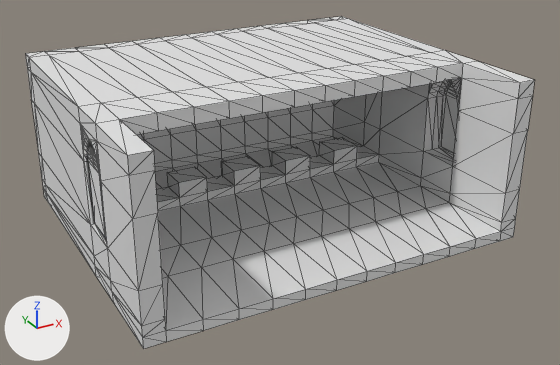
A saved change to the OBJ model OpenGL_Framework/OpenGL_Framework/Assets/Models/knightCourt1.obj.
The view is the same before and after, from a camera (50 mm lens) standing at (-52.1, -90.2, 53.4) and looking at (0.8, 6.0, 5.3). The axes (+X, +Y, +Z) are drawn at lower left. The lights are the same throughout. Mesh edges are drawn as thin lines. Where no turn or scale is listed for an object, it has been applied to the vertices.

Objects in the first picture: 'knightCourt1'.
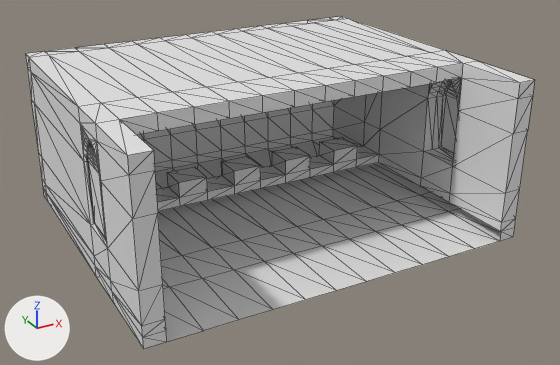
The newer file is also turned or shifted as a whole; pictures and numbers use the older file's frame.

Where the change shows, as pixel boxes (x1, y1, x2, y2) in the pictures (560 x 365 px):
part 1 of me_knightcourt1, deleted: before (158, 162, 501, 342)

Diff of the bpy script that builds the scene:
```diff
--- a/OpenGL_Framework/OpenGL_Framework/Assets/Models/knightCourt1.obj.py
+++ b/OpenGL_Framework/OpenGL_Framework/Assets/Models/knightCourt1.obj.py
@@ me_knightcourt1 @@
 # used by ob_knightcourt1; location = (0.0, 0.0, 0.0)
-me_knightcourt1.from_pydata(...)  # 702 vertices, 1453 faces; spans x -29.4..29.4, y -15.4..33.6, z -1.6..23.0
+me_knightcourt1.from_pydata(...)  # 672 vertices, 1365 faces; spans x -29.4..29.4, y -15.4..33.6, z -1.6..23.0
+# me_knightcourt1 part 1
+# 30 vertices are removed from x -21.7..21.8, y -15.4..3.6, z 0.0
+# 88 faces are deleted
```
